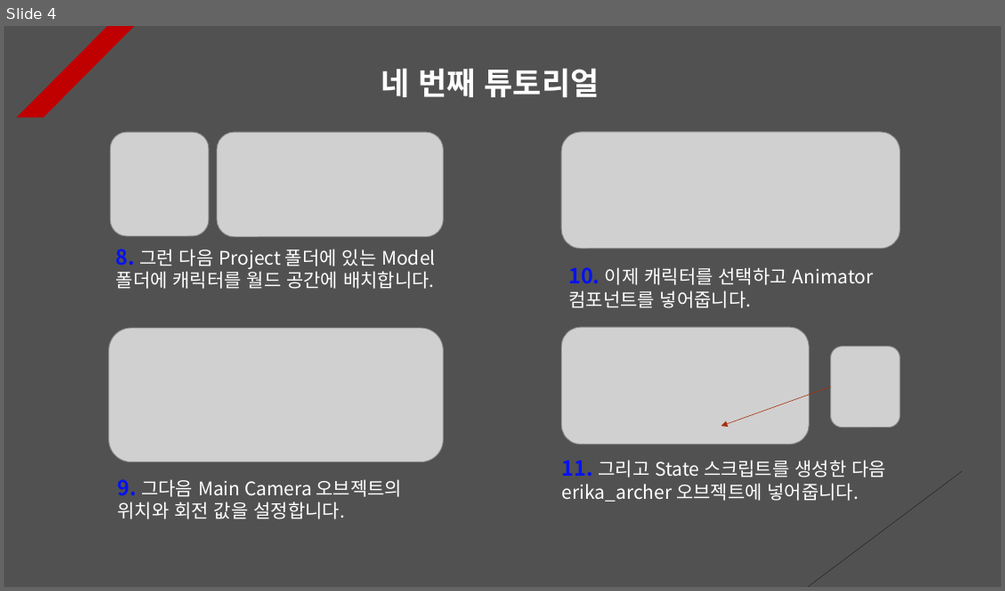
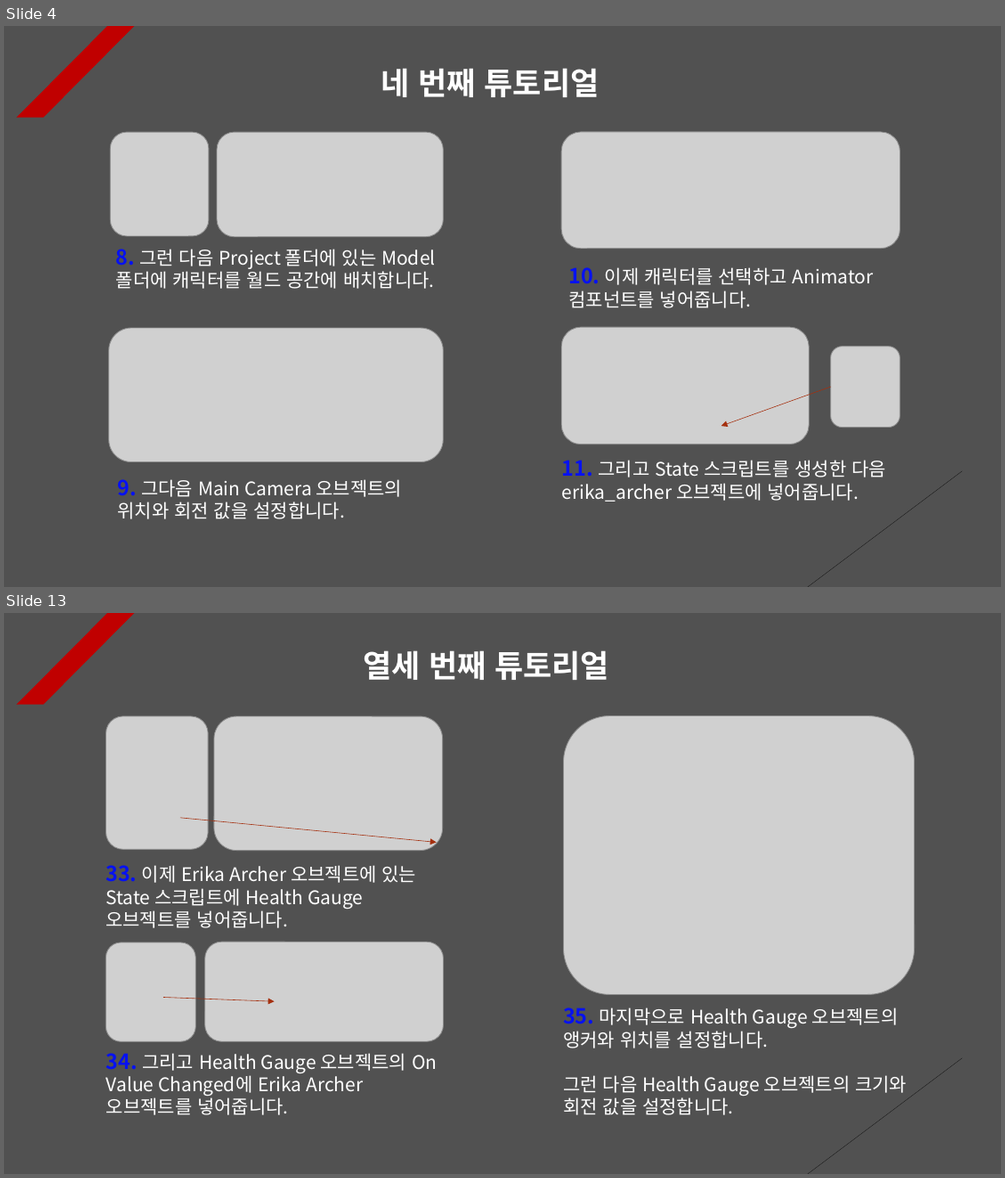
Before and after one commit to Unity2033/3D-UnityEngine, a slide deck: Assets/Class/Animation Layer/PPT Data/Animation Layer Example.pptx. Shown one above the other, each under a label of ours: slide 4 before the commit, slides 4 and 13 after it; the slides between them are not shown. The pictures are 1005x591 and 1005x1178 pixels, drawn with LibreOffice and Linux fonts; fonts in the diff are those of the drawing; grey boxes stand for pictures. Boxes give left, top, right and bottom in pixels: in the first picture for what was removed or moved away, otherwise in the second. Text is boxed around its words. In the diff, an @@ line names an element or a change of style, - is before the commit and + after.

```diff
--- a/Assets/Class/Animation Layer/PPT Data/Animation Layer Example.pptx
+++ b/Assets/Class/Animation Layer/PPT Data/Animation Layer Example.pptx
@@ slide 13 added at (4,613,1001,1174), background #515151; not listed: 2 template elements that a slide beside it also shows @@
@@ text added at (363,650,609,680), 30 pt, text #FFFFFF, bold @@
+열세 번째 튜토리얼
@@ picture added at (105,716,208,850) @@
@@ picture added at (214,716,443,850) @@
@@ picture added at (563,716,914,995) @@
@@ arrow added from (179, 818) to (437, 842), #A5300F 0.5 pt dashed @@
@@ text added at (105,865,416,928), 18 pt, text #FFFFFF @@
+33. 이제 Erika Archer 오브젝트에 있는 State 스크립트에 Health Gauge 오브젝트를 넣어줍니다.
@@ picture added at (105,942,195,1041) @@
@@ picture added at (205,942,444,1041) @@
@@ arrow added from (163, 997) to (274, 1001), #A5300F 0.5 pt dashed @@
@@ text added at (563,1007,906,1115), 18 pt, text #FFFFFF @@
+35. 마지막으로 Health Gauge 오브젝트의 앵커와 위치를 설정합니다.
+그런 다음 Health Gauge 오브젝트의 크기와 회전 값을 설정합니다.
@@ text added at (106,1053,437,1115), 18 pt, text #FFFFFF @@
+34. 그리고 Health Gauge 오브젝트의 On Value Changed에 Erika Archer 오브젝트를 넣어줍니다.
```
Also in this commit, not shown: 1 slide changed, 7 other slides added, 12 other files.
